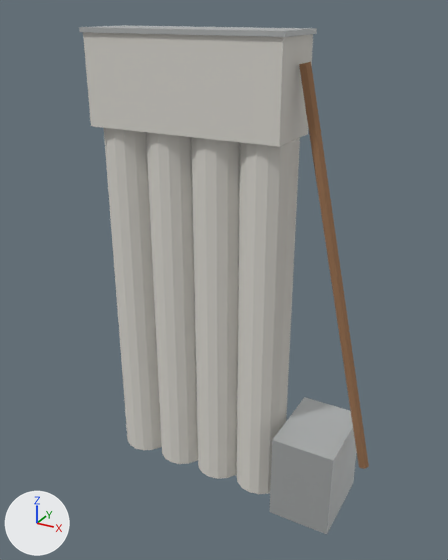
Two versions of the glTF model assets/models/environment/temperate/GrainElevator.glb, one commit apart.
Rendered twice from a 50 mm lens placed at (14.5, -23.9, 23.0), pointed at (1.6, -0.3, 11.2). The axes (+X, +Y, +Z) are drawn at lower left. The lights are the same throughout. The older version comes first. Where no turn or scale is listed for an object, it has been applied to the vertices. Vertices at exactly the same position are counted once.

Names of what the first picture shows: 'Driveway shed', 'Headhouse', 'Headhouse roof', 'Limb.060', 'Silo', 'Silo.001', 'Silo.002', 'Silo.003'.
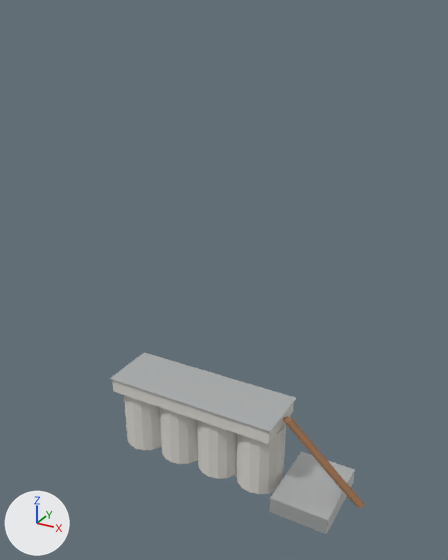
Where the newer file only moved an object's origin or applied its transform, the numbers keep the older frame.

Location of each change, [x1, y1, x2, y2] in pixels of the pictures (448 x 560 px):
'Headhouse', rescaled: before [83, 32, 313, 147]; after [112, 380, 294, 444]
'Silo.003', rescaled: before [237, 138, 300, 494]; after [237, 423, 286, 494]
'Silo.002', rescaled: before [191, 137, 240, 479]; after [197, 420, 237, 479]
'Silo.001', rescaled: before [146, 132, 198, 464]; after [160, 407, 198, 464]
'Silo', rescaled: before [104, 128, 162, 450]; after [124, 395, 162, 450]
'Driveway shed', rescaled (40% shorter): before [270, 397, 357, 534]; after [270, 452, 355, 534]
'Headhouse roof', rescaled: before [79, 25, 317, 37]; after [110, 352, 296, 432]
'Limb.060', deleted (brown): before [299, 62, 369, 469]
'Limb.007', added: after [283, 416, 364, 508]

The change, as a diff of the scene's bpy script:
```diff
--- a/assets/models/environment/temperate/GrainElevator.glb.py
+++ b/assets/models/environment/temperate/GrainElevator.glb.py
@@ me_cube_024 @@
-me_cube_024.from_pydata(...)  # 8 vertices, 12 faces; spans x -1.5..1.5, y -2.0..2.0, z -2.2..2.2
+me_cube_024.from_pydata(...)  # 8 vertices, 12 faces; spans x -1.5..1.5, y -2.0..2.0, z -2.2..-1.31
+# me_cube_024 part 1: the whole mesh is scaled about its middle by (1, 1, 0.203), then moved by (0.0, 0.0, -1.75)
 me_cube_024.materials.append(mat_galvanised_tin)
@@ me_cube_022 @@
-me_cube_022.from_pydata(...)  # 8 vertices, 12 faces; spans x -4.7..4.7, y -1.5..1.5, z -2.0..2.0
+me_cube_022.from_pydata(...)  # 8 vertices, 12 faces; spans x -4.7..4.7, y -1.5..1.5, z 3.65..4.46
+# me_cube_022 part 2: the whole mesh is scaled about its middle by (1, 1, 0.203), then moved by (0.0, 0.0, 4.05)
 me_cube_022.materials.append(mat_elevator_concrete)
@@ me_cube_023 @@
-me_cube_023.from_pydata(...)  # 8 vertices, 12 faces; spans x -4.8..4.8, y -1.6..1.6, z -0.1..0.1
+me_cube_023.from_pydata(...)  # 8 vertices, 12 faces; spans x -4.8..4.8, y -1.6..1.6, z 4.46..4.5
+# me_cube_023 part 3: the whole mesh is scaled about its middle by (1, 1, 0.203), then moved by (0.0, 0.0, 4.48)
 me_cube_023.materials.append(mat_galvanised_tin)
@@ me_cylinder_035 @@
-me_cylinder_035.from_pydata(...)  # 32 vertices, 60 faces; spans x -1.2..1.2, y -1.2..1.2, z -9.0..9.0
+me_cylinder_035.from_pydata(...)  # 32 vertices, 60 faces; spans x -1.2..1.2, y -1.2..1.2, z -9.0..-5.4
+# me_cylinder_035 part 4: the whole mesh is scaled about its middle by (1, 1, 0.203), then moved by (0.0, 0.0, -7.2)
 me_cylinder_035.materials.append(mat_elevator_concrete)
@@ me_cylinder_036 @@
-me_cylinder_036.from_pydata(...)  # 32 vertices, 60 faces; spans x -1.2..1.2, y -1.2..1.2, z -9.0..9.0
+me_cylinder_036.from_pydata(...)  # 32 vertices, 60 faces; spans x -1.2..1.2, y -1.2..1.2, z -9.0..-5.4
+# me_cylinder_036 part 5: the whole mesh is scaled about its middle by (1, 1, 0.203), then moved by (0.0, 0.0, -7.2)
 me_cylinder_036.materials.append(mat_elevator_concrete)
@@ me_cylinder_037 @@
-me_cylinder_037.from_pydata(...)  # 32 vertices, 60 faces; spans x -1.2..1.2, y -1.2..1.2, z -9.0..9.0
+me_cylinder_037.from_pydata(...)  # 32 vertices, 60 faces; spans x -1.2..1.2, y -1.2..1.2, z -9.0..-5.4
+# me_cylinder_037 part 6: the whole mesh is scaled about its middle by (1, 1, 0.203), then moved by (0.0, 0.0, -7.2)
 me_cylinder_037.materials.append(mat_elevator_concrete)
@@ me_cylinder_038 @@
-me_cylinder_038.from_pydata(...)  # 32 vertices, 60 faces; spans x -1.2..1.2, y -1.2..1.2, z -9.0..9.0
+me_cylinder_038.from_pydata(...)  # 32 vertices, 60 faces; spans x -1.2..1.2, y -1.2..1.2, z -9.0..-5.4
+# me_cylinder_038 part 7: the whole mesh is scaled about its middle by (1, 1, 0.203), then moved by (0.0, 0.0, -7.2)
 me_cylinder_038.materials.append(mat_elevator_concrete)
@@ me_cone_008 @@
+me_cone_008.from_pydata([(5.24, 0.0, 4.27), (9.24, 0.0, 0.62), (5.12, 0.22, 4.26), (9.12, 0.22, 0.61), (4.88, 0.22, 4.25), (8.88, 0.22, 0.6), (4.76, 0.0, 4.25), (8.76, 0.0, 0.6), (4.88, -0.22, 4.25), (8.88, -0.22, 0.6), (5.12, -0.22, 4.26), (9.12, -0.22, 0.61)], [], [(0, 1, 3), (0, 3, 2), (2, 3, 5), (2, 5, 4), (4, 5, 7), (4, 7, 6), (6, 7, 9), (6, 9, 8), (5, 3, 1), (1, 11, 9), (9, 7, 5), (1, 9, 5), (8, 9, 11), (8, 11, 10), (10, 11, 1), (10, 1, 0), (10, 0, 2), (2, 4, 6), (6, 8, 10), (2, 6, 10)])
+me_cone_008.materials.append(mat_rusted_iron)  # brown #a67c59
@@ ob_headhouse @@
 ob_headhouse = bpy.data.objects.new('Headhouse', me_cube_022)
-ob_headhouse.location = (0.0, 0.0, 20.0)
+ob_headhouse.location = (0.0, 0.0, 0.0)
@@ ob_headhouse_roof @@
 ob_headhouse_roof = bpy.data.objects.new('Headhouse roof', me_cube_023)
-ob_headhouse_roof.location = (0.0, 0.0, 22.1)
+ob_headhouse_roof.location = (0.0, 0.0, 0.0)
@@ ob_limb_060 @@
-ob_limb_060 = bpy.data.objects.new('Limb.060', me_cone_061)
@@ ob_limb_007 @@
+ob_limb_007 = bpy.data.objects.new('Limb.007', me_cone_008)
+ob_limb_007.location = (0.0, 0.0, 0.0)
```
